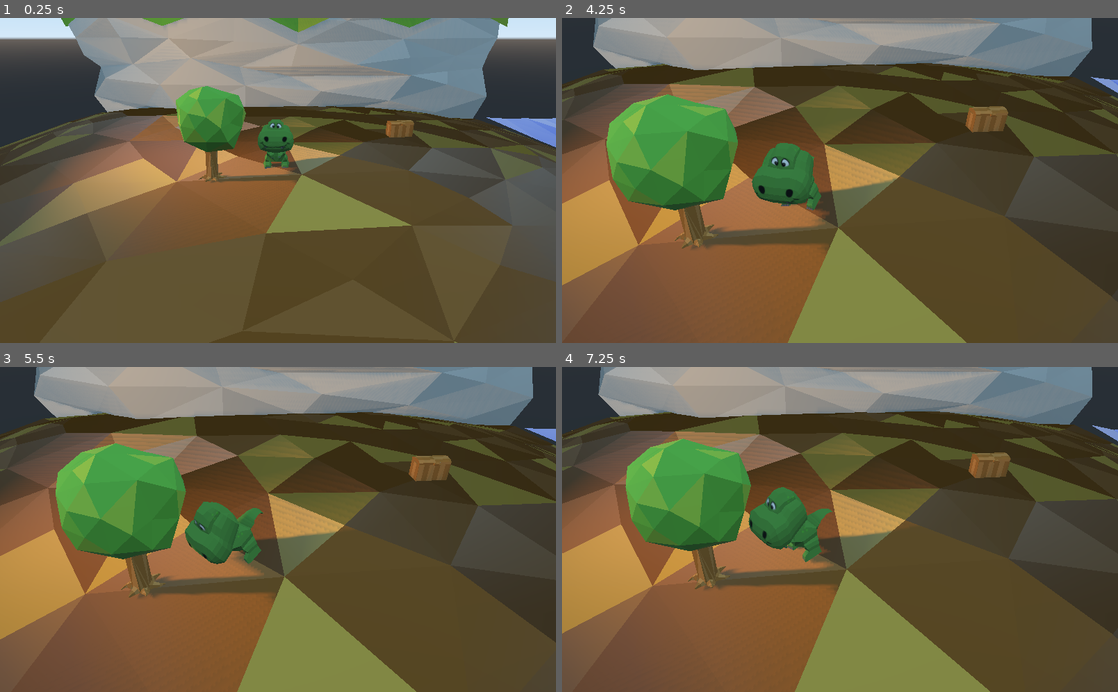
Above: before the commit, frames 1-4 (two rows, left to right).
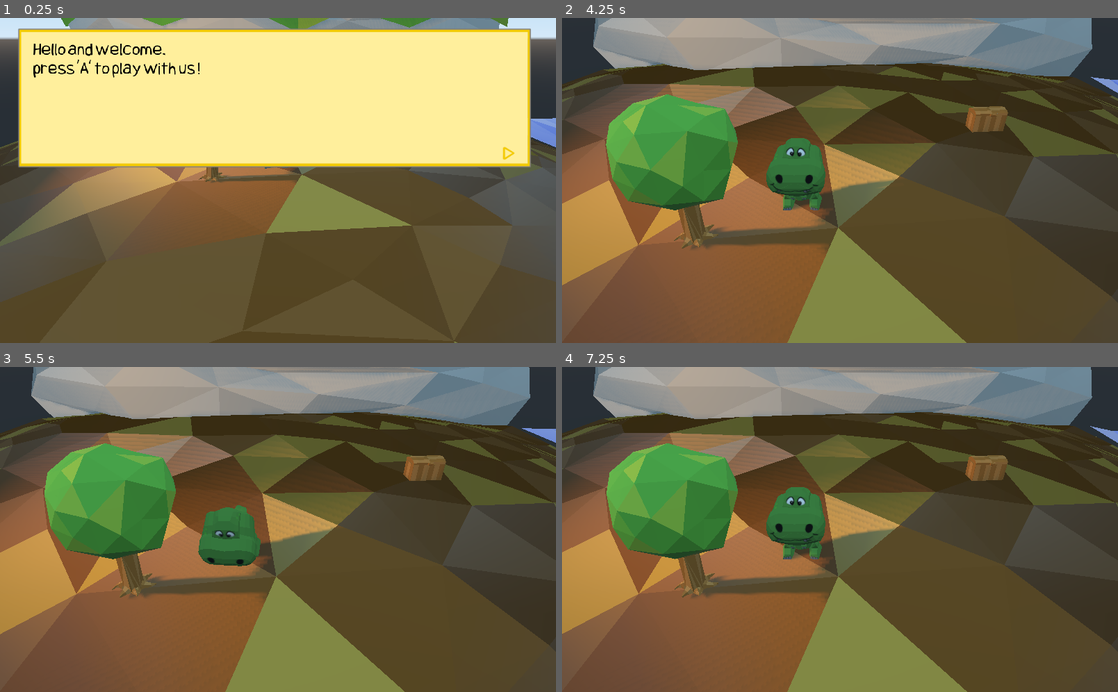
Above: after the commit, the same moments.

Repository: pisgah-fogel/SmallWorld3D
Game: Godot game, scene res://TestScene.tscn
Same seed, same stepped clock (60 frames per second), same inputs: the game is played once before the commit and once after it.
Inputs (mouse positions are in pixels of both pictures, inside the frame that each line leads up to):
- Up to frame 1 (0.25 s): no input
- Up to frame 2 (4.25 s): tap A (ui_action) at 0.5 s; move the mouse to (962, 164) at 0.52 s; hold Right (ui_right) 0.53-1.25 s; hold A (ui_action) 0.53-1.25 s; click (962, 164) at 0.67 s; drag from (728, 196) to (812, 245) at 1.27 s; move the mouse to (895, 109) at 2.02 s; hold Right (ui_right) 2.03-2.75 s; hold A (ui_action) 2.03-2.75 s; click (895, 109) at 2.17 s; drag from (812, 245) to (673, 131) at 2.77 s; move the mouse to (1006, 229) at 3.52 s; hold Left (ui_left) from 3.53 s (still down); hold A (ui_action) from 3.53 s (still down); click (1006, 229) at 3.67 s; tap Escape (ui_cancel) at 4.15 s
- Up to frame 3 (5.5 s): release Left (ui_left) at 4.25 s; release A (ui_action) at 4.25 s; drag from (111, 480) to (194, 448) at 4.27 s; move the mouse to (305, 529) at 5.02 s; hold Down (ui_down) from 5.03 s (still down); hold A (ui_action) from 5.03 s (still down); click (305, 529) at 5.17 s
- Up to frame 4 (7.25 s): tap Page Up (ui_cheat, bound only after the commit) at 5.65 s; release Down (ui_down) at 5.75 s; release A (ui_action) at 5.75 s; drag from (756, 448) to (728, 545) at 5.77 s; move the mouse to (962, 513) at 6.52 s; hold Up (ui_up) from 6.53 s (still down); hold A (ui_action) from 6.53 s (still down); click (962, 513) at 6.67 s; tap E (ui_inventory, bound only after the commit) at 7.15 s

The runs differ from the first frame. In frame 1, 39% of the frame differs, in the area x 3-96%, y 3-46%; in frame 2, 1.6%; in frame 3, 10%; in frame 4, 14%.

Commit message:
Chest done

Diff:
--- a/Character.gd
+++ b/Character.gd
@@ -2,6 +2,7 @@
 
 export var speed = 200
 export var gravity = 600
+export var max_inventory = 5*2
 var velocity = Vector2(0, 0)
 
 onready var mMesh = $Trex
@@ -9,7 +10,7 @@
 onready var mCollisionShape = $Trex/KinematicBody/CollisionShape
 onready var mTimer = $Timer
 
-enum State {MOVE, ACTION}
+enum State {MOVE, ACTION, INVENTORY}
 var mState = State.MOVE
 
 var objectList = []
@@ -55,10 +56,99 @@
 		State.MOVE:
 			if event.is_action_pressed("ui_action"):
 				start_action()
+			elif event.is_action_pressed("ui_inventory"):
+				start_inventory()
+			elif event.is_action_pressed("ui_cheat"):
+				mWallet.money += 10
+				if haveSpareSpace():
+					var Item = load('res://Item.gd')
+					var object = Item.new()
+					#object.id = Item._id.ID_GRASS
+					object.id = randi()%5
+					object.name = Item._name[object.id]
+					object.data["quality"] = randi()%3;
+					addObjectToInventory(object)
+					print("User cheated")
 			else:
 				event_move(event)
 		State.ACTION:
 			pass
+		State.INVENTORY:
+			if event.is_action_pressed("ui_cancel") or event.is_action_pressed("ui_inventory"):
+				end_inventory()
+
+################## INVENTORY STATE ####################
+const Inventory = preload("res://Inventory.tscn")
+var inventoryInstance = null
+func start_inventory():
+	# TODO: play inventory animation
+	mState = State.INVENTORY
+	velocity = Vector2(0, 0)
+	right_strength = 0.0
+	left_strength = 0.0
+	up_strength = 0.0
+	down_strength = 0.0
+	userControl = Vector2.ZERO
+	openInventory(null)
+
+func openInventory(chest):
+	# Open inventory
+	# TODO: play IDLE animation and loop
+	clear_null_inventory()
+	inventoryInstance = Inventory.instance()
+	if inventoryInstance.has_method("setUserWallet"):
+		inventoryInstance.setUserWallet(mWallet)
+	if chest and chest.has_method("setUserWallet"):
+		chest.setUserWallet(mWallet)
+	inventoryInstance.setInventoryList(objectList)
+	inventoryInstance.setChest(chest)
+	add_child(inventoryInstance)
+
+func end_inventory():
+	mState = State.MOVE
+	Input.set_mouse_mode(Input.MOUSE_MODE_HIDDEN)
+	if inventoryInstance != null:
+		if inventoryInstance.mChest != null:
+			inventoryInstance.mChest.closeChest()
+		inventoryInstance.queue_free()
+
+func _on_chestOpenned(chest):
+	mState = State.INVENTORY
+	velocity = Vector2(0, 0)
+	right_strength = 0.0
+	left_strength = 0.0
+	up_strength = 0.0
+	down_strength = 0.0
+	userControl = Vector2.ZERO
+	openInventory(chest)
+
+func clear_null_inventory():
+	while objectList.size() > 0 and objectList[objectList.size()-1] == null:
+		objectList.pop_back()
+
+func receiveObject(object, giver):
+	print("Player received ", object.name)
+	if haveSpareSpace():
+		giver.canRemoveObject(object)
+		addObjectToInventory(object)
+	else:
+		# TODO handle inventory full
+		giver.canRemoveObject(object)
+		print("Inventory is full")
+
+func haveSpareSpace():
+	var count = 0
+	for item in objectList:
+		if item == null:
+			count += 1
+	return objectList.size()-count < max_inventory
+
+func addObjectToInventory(object):
+	for i in range(objectList.size()):
+		if objectList[i] == null:
+			objectList[i] = object
+			return
+	objectList.append(object)
 
 ################## ACTION STATE ####################
 
@@ -66,6 +156,11 @@
 	mAnimationPlayer.play("DownTrack")
 	mState = State.ACTION
 	velocity = Vector2(0, 0)
+	right_strength = 0.0
+	left_strength = 0.0
+	up_strength = 0.0
+	down_strength = 0.0
+	userControl = Vector2.ZERO
 	mCollisionShape.disabled =false
 	self.move_and_slide(Vector3.ZERO) # Update physic collisions
 
--- a/Dialogs.gd
+++ b/Dialogs.gd
@@ -112,7 +112,7 @@
 func update_selection():
 	for choice in allChoices:
 		choice.setActive(false)
-	if allChoices.size() > selection:
+	if allChoices.size() > selection and selection >= 0:
 		allChoices[selection].setActive(true)
 
 func _userChoosed(choice):
--- a/Inventory.gd
+++ b/Inventory.gd
@@ -8,18 +8,16 @@
 
 export(int) var num_column = 5
 export(int) var num_row = 2
-export var tileStart = Vector2(0, 0)
+export var tileStart = Vector2(2, 4)
 export(int) var chest_tile = 1
 export(int) var shop_tile = 2
 export(int) var bin_tile = 3
 
 
 
-var hand_open = load("res://gfx_src/hand_open.png")
-var hand_close = load("res://gfx_src/hand_close.png")
+var hand_open = load("res://gfx/hand_open.png")
+var hand_close = load("res://gfx/hand_close.png")
 export(Vector2) var hand_offset =  Vector2(50, 40)
-
-signal newInventorySelection(item)
 
 var mChest = null setget setChest
 func setChest(newchest):
@@ -30,9 +28,8 @@
 var mUserWallet = null setget setUserWallet
 func setUserWallet(wallet):
 	mUserWallet = wallet
-	if mMoneyLabel != null:
-		mMoneyLabel.text = str(wallet.money)
-	mMoneyLabel.text = str(mUserWallet.money)
+	if mMoneyLabel != null and mUserWallet != null:
+		mMoneyLabel.text = str(mUserWallet.money)
 
 var mObjects = [] setget setInventoryList # Contains all the objects from the user
 func setInventoryList(list):
@@ -70,7 +67,7 @@
 func update_drafting_sprite(i:int, object):
 	if i < object.mObjects.size() and i >= 0:
 		if object.mObjects[i] != null:
-			mDraggedItem.position = mControl.get_local_mouse_position() - Vector2(600, 500)
+			mDraggedItem.position = mControl.get_local_mouse_position()
 			mDraggedItem.visible = true
 			mDraggedItem.index = object.mObjects[i].id
 		else:
@@ -80,11 +77,9 @@
 	mDraggedItem.index = 0
 	mDraggedItem.visible = false
 
-#emit_signal("newInventorySelection", mObjects[i])
-
 func update_mItems():
 	var count = 0
-	if not mObjects:
+	if not mObjects or mItems == null:
 		return
 	for item in mObjects:
 		var sprite_id = -1
@@ -143,7 +138,7 @@
 func follow_mouse(event):
 	if dragging and draggingObj != null:
 		mDraggedItem.visible = true
-		mDraggedItem.position = event.position - Vector2(600, 500)
+		mDraggedItem.position = event.position
 
 ###################################### START DRAG #########################################
 var originalPos = 0
@@ -184,14 +179,14 @@
 		originChest = false
 		if pos_sel < 0:
 			abord_draft()
-		elif pos_sel < mObjects.size():
+		elif pos_sel < mObjects.size() and mObjects[pos_sel] != null:
 			pickup_in(self, pos_sel)
 	elif mChest != null and is_inside_inventory(ix, iy, mChest): # valid coordinates ?
-		var pos_sel = (ix-mChest.tileStart.x) + (iy-mChest.tileStart.y-1)*mChest.num_column
+		var pos_sel = (ix-mChest.tileStart.x) + (iy-mChest.tileStart.y)*mChest.num_column
 		originChest = true
 		if pos_sel < 0:
 			abord_draft()
-		elif pos_sel < mChest.mObjects.size():
+		elif pos_sel < mChest.mObjects.size() and mChest.mObjects[pos_sel] != null:
 			pickup_in(mChest, pos_sel)
 	else:
 		abord_draft()
@@ -224,9 +219,10 @@
 		abord_drop()
 	elif pos_sel_bis < container.mObjects.size() and container.mObjects[pos_sel_bis] != null:
 		# Switch Items
-		var buff = container.mObjects[pos_sel_bis]
-		container.setItem(originalPos, buff) # External object: need to call the setter
-		container.setItem(pos_sel_bis, draggingObj)
+		var buff = draggingObj
+		draggingObj = container.mObjects[pos_sel_bis]
+		abord_drop()
+		container.setItem(pos_sel_bis, buff)
 	elif pos_sel_bis < container.mObjects.size() and container.mObjects[pos_sel_bis] == null:
 		# remplace null item with this one
 		container.setItem(pos_sel_bis, draggingObj)
@@ -250,7 +246,7 @@
 		var pos_sel_bis = (ix-tileStart.x) + (iy-tileStart.y)*num_column
 		drop_in(self, pos_sel_bis)
 	elif mChest != null and is_inside_inventory(ix, iy, mChest):
-		var pos_sel_bis = (ix-mChest.tileStart.x) + (iy-mChest.tileStart.y-1)*mChest.num_column
+		var pos_sel_bis = (ix-mChest.tileStart.x) + (iy-mChest.tileStart.y)*mChest.num_column
 		drop_in(mChest, pos_sel_bis)
 	else:
 		abord_drop()
--- a/Inventory.tscn
+++ b/Inventory.tscn
@@ -624,17 +624,21 @@
 
 [node name="Background" type="TileMap" parent="Control"]
 scale = Vector2( 0.5, 0.5 )
-tile_set = SubResource( 13 )
+tile_set = SubResource( 1 )
 cell_size = Vector2( 190, 190 )
 format = 1
 tile_data = PoolIntArray( 196609, 4, 0, 196610, 5, 0, 196611, 5, 0, 196612, 5, 0, 196613, 5, 0, 196614, 5, 0, 196615, 5 …(420 unchanged characters)…
 
 [node name="Items" type="TileMap" parent="Control"]
-tile_set = SubResource( 14 )
+position = Vector2( 4.88281, 19.3461 )
+scale = Vector2( 0.64, 0.64 )
+tile_set = SubResource( 2 )
+cell_size = Vector2( 140, 140 )
 format = 1
 
 [node name="DraggedItem" type="Sprite" parent="Control"]
-position = Vector2( 933.392, 87.307 )
+visible = false
+position = Vector2( 228.192, 320.392 )
 texture = ExtResource( 2 )
 vframes = 11
 hframes = 11
--- /dev/null
+++ b/Item.gd
@@ -0,0 +1,27 @@
+extends Resource
+
+class_name Item
+
+const _id = {
+    ID_VOID = 0,
+    ID_GRASS = 1,
+    ID_GRASS2 = 2,
+	ID_GRASS3 = 3,
+	ID_GRASS4 = 4,
+	ID_TURTLE = 5,
+	ID_FISH = 6
+}
+
+const _name = [
+    "Nothing",
+    "Small plant",
+    "Green plant",
+	"Yellow plant",
+	"Red plant",
+	"Turtle",
+	"Blue Fish"
+]
+
+export var id: int = 0
+export var name: String = ''
+export var data: Dictionary = {}
--- a/StaticChest.gd
+++ b/StaticChest.gd
@@ -14,3 +14,38 @@
 		State.OPEN:
 			mAnimationPlayer.play("Close")
 			mState = State.CLOSED
+	body.get_parent().get_parent()._on_chestOpenned(self)
+
+export var mObjects = []
+export var num_column = 3
+export var num_row = 1
+
+var tileStart = Vector2(2, 1)
+
+func closeChest():
+	match mState:
+		State.CLOSED:
+			pass
+		State.OPEN:
+			mAnimationPlayer.play("Close")
+			mState = State.CLOSED
+
+func setItem(index:int, object):
+	if index < 0:
+		return false
+	elif index < mObjects.size():
+		mObjects[index] = object
+		return true
+	elif index < num_column*num_row:
+		mObjects.append(object)
+		return true
+	else:
+		return false
+
+##################### SAVING RESOURCES ########################
+
+func save(save_game: Resource):
+	save_game.data["chest_1_objects"] = mObjects # TODO: generate for each chest
+
+func load(save_game: Resource):
+	mObjects = save_game.data["chest_1_objects"]
--- a/TestScene.tscn
+++ b/TestScene.tscn
@@ -133,7 +133,9 @@
 [node name="Cliff" parent="StaticCliff" instance=ExtResource( 5 )]
 transform = Transform( 1, 0, 0, 0, 1, 0, 0, 0, 1, 3.23837, -0.72758, -7.04201 )
 
-[node name="StaticChest" type="StaticBody" parent="."]
+[node name="StaticChest" type="StaticBody" parent="." groups=[
+"save",
+]]
 transform = Transform( 0.0988334, 0, -0.995104, 0, 1, 0, 0.995104, 0, 0.0988334, 6.5272, 0.101134, -7.7271 )
 collision_mask = 0
 script = ExtResource( 7 )
@@ -187,7 +189,6 @@
 script = ExtResource( 12 )
 
 [node name="Control" type="Control" parent="Dialogs"]
-visible = false
 margin_right = 40.0
 margin_bottom = 40.0
 __meta__ = {
--- a/project.godot
+++ b/project.godot
@@ -10,11 +10,17 @@
 
 _global_script_classes=[ {
 "base": "Resource",
+"class": "Item",
+"language": "GDScript",
+"path": "res://Item.gd"
+}, {
+"base": "Resource",
 "class": "SaveGame",
 "language": "GDScript",
 "path": "res://save/SaveGame.gd"
 } ]
 _global_script_class_icons={
+"Item": "",
 "SaveGame": ""
 }
 
@@ -63,6 +69,17 @@
 , Object(InputEventKey,"resource_local_to_scene":false,"resource_name":"","device":0,"alt":false,"shift":false,"control":false,"meta":false,"command":false,"pressed":false,"scancode":16777237,"unicode":0,"echo":false,"script":null)
  ]
 }
+ui_inventory={
+"deadzone": 0.5,
+"events": [ Object(InputEventKey,"resource_local_to_scene":false,"resource_name":"","device":0,"alt":false,"shift":false,"control":false,"meta":false,"command":false,"pressed":false,"scancode":69,"unicode":0,"echo":false,"script":null)
+, Object(InputEventKey,"resource_local_to_scene":false,"resource_name":"","device":0,"alt":false,"shift":false,"control":false,"meta":false,"command":false,"pressed":false,"scancode":16777238,"unicode":0,"echo":false,"script":null)
+ ]
+}
+ui_cheat={
+"deadzone": 0.5,
+"events": [ Object(InputEventKey,"resource_local_to_scene":false,"resource_name":"","device":0,"alt":false,"shift":false,"control":false,"meta":false,"command":false,"pressed":false,"scancode":16777235,"unicode":0,"echo":false,"script":null)
+ ]
+}
 
 [layer_names]
 
Not shown: 2 places in Inventory.tscn that only renumber resources
